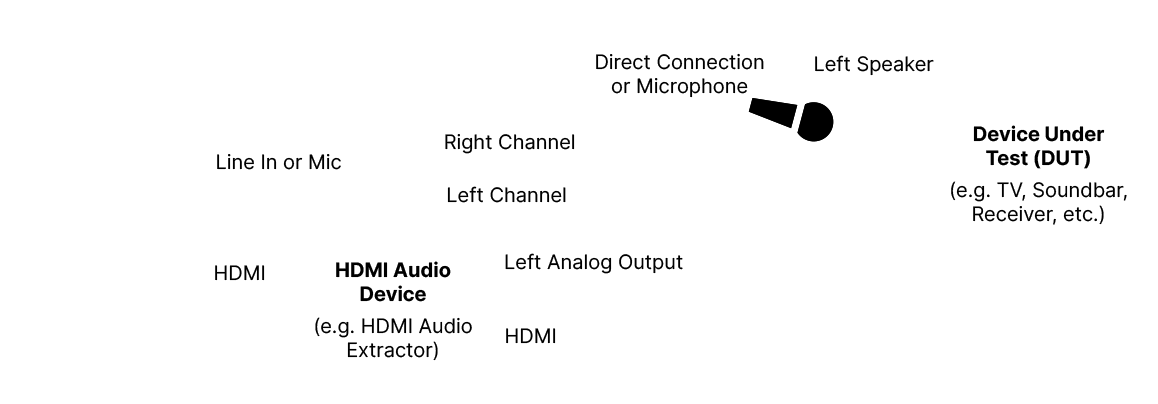
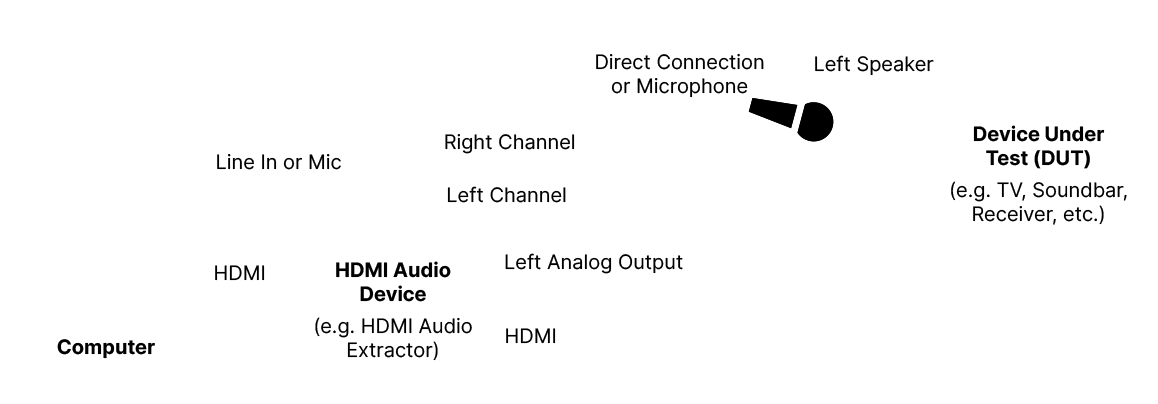
Layer changes from the first (1158, 404) image to the second:
added layer "Computer" in group "Group 2" over [57, 339, 155, 359]
